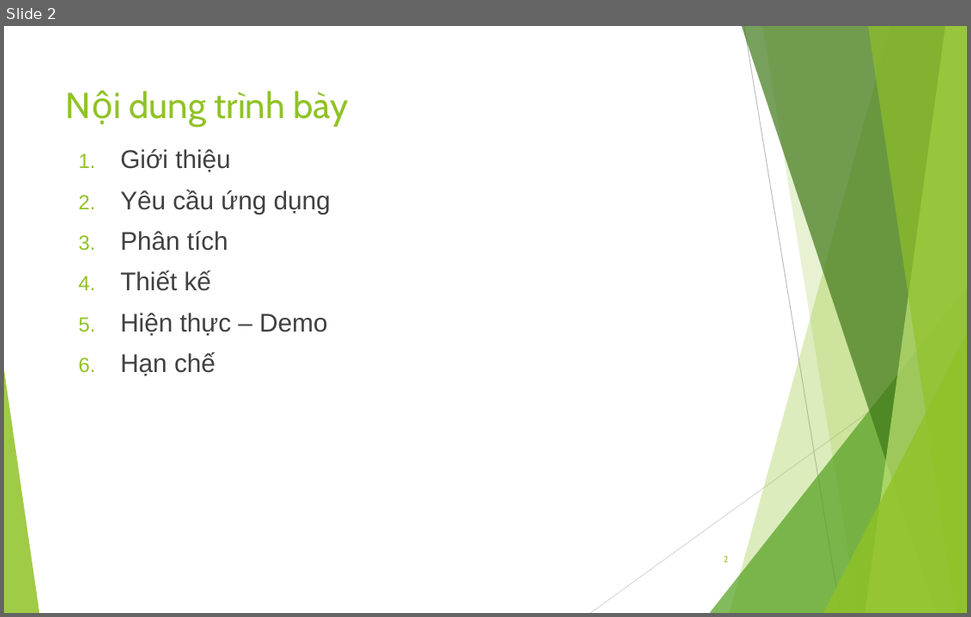
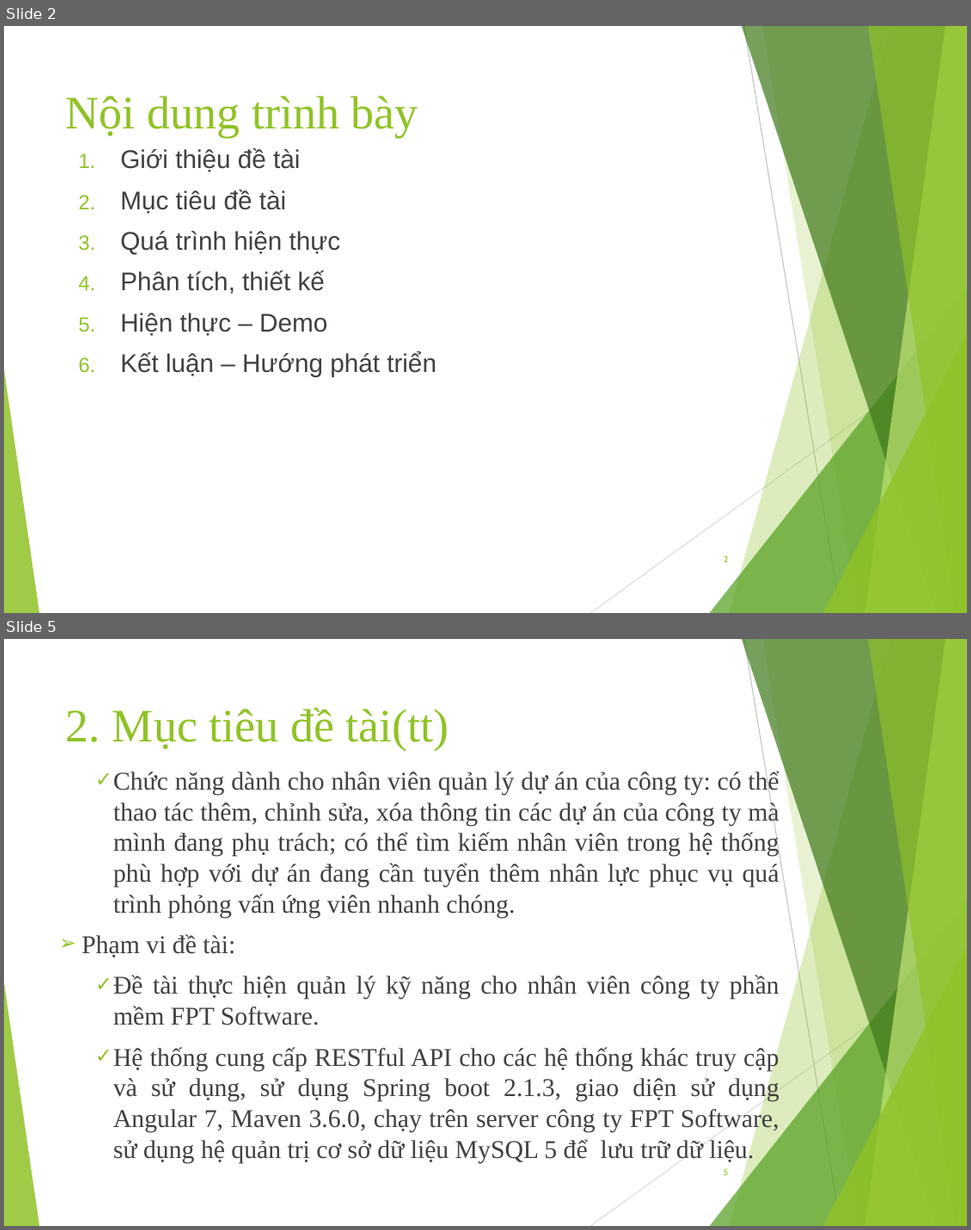
Before and after one commit to andy3520/intern-final-doc, a slide deck: doc/DOANTOTNGIEP.pptx. Shown one above the other, each under a label of ours: slide 2 before the commit, slides 2 and 5 after it; the slides between them are not shown. The pictures are 971x617 and 971x1230 pixels, drawn with LibreOffice and Linux fonts; fonts in the diff are those of the drawing. Boxes give left, top, right and bottom in pixels: in the first picture for what was removed or moved away, otherwise in the second. Text is boxed around its words. In the diff, an @@ line names an element or a change of style, - is before the commit and + after.

```diff
--- a/doc/DOANTOTNGIEP.pptx
+++ b/doc/DOANTOTNGIEP.pptx
@@ slide 5 added at <box>4,639,967,1226</box>, background #FFFFFF; not listed: 10 template elements that a slide beside it also shows @@
@@ title added at <box>66,707,449,750</box>, 40 pt, text #90C226 @@
+2. Mục tiêu đề tài(tt)
@@ text added at <box>81,770,780,1163</box>, 22 pt, text #404040 @@
+    ✓ Chức năng dành cho nhân viên quản lý dự án của công ty: có thể thao tác thêm, chỉnh sửa, xóa thông tin các dự án của công ty mà mình đang phụ trách; có thể tìm kiếm nhân viên trong hệ thống phù hợp với dự án đang cần tuyển thêm nhân lực phục vụ quá trình phỏng vấn ứng viên nhanh chóng.
+  ➢ Phạm vi đề tài:
+    ✓ Đề tài thực hiện quản lý kỹ năng cho nhân viên công ty phần mềm FPT Software.
+    ✓ Hệ thống cung cấp RESTful API cho các hệ thống khác truy cập và sử dụng, sử dụng Spring boot 2.1.3, giao diện sử dụng Angular 7, Maven 3.6.0, chạy trên server công ty FPT Software, sử dụng hệ quản trị cơ sở dữ liệu MySQL 5 để lưu trữ dữ liệu.
@@ page number added at <box>724,1168,729,1175</box>, 7.8 pt, text #90C226 @@
+5
@@ slide 2 changed as well @@
@@ title "Nội dung trình bày" at <box>66,96,419,137</box>: size 31.1 to 40 pt, font Cabin to Times New Roman @@
@@ text at <box>120,148,341,293</box>: text changed @@
-1. Giới thiệu
-2. Yêu cầu ứng dụng
-3. Phân tích
-4. Thiết kế
+1. Giới thiệu đề tài
+2. Mục tiêu đề tài
+3. Quá trình hiện thực
+4. Phân tích, thiết kế
@@ text at <box>120,352,437,377</box>: text changed @@
-6. Hạn chế
+6. Kết luận – Hướng phát triển
```
Also in this commit, not shown: 10 other slides changed, 12 other slides added, 9 slides removed.
